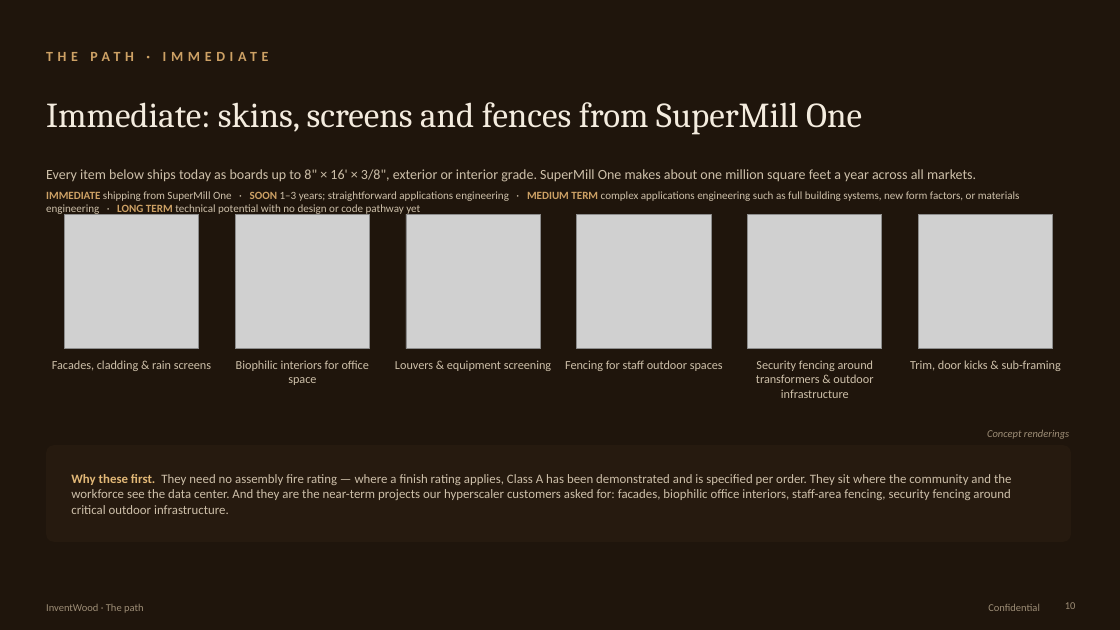
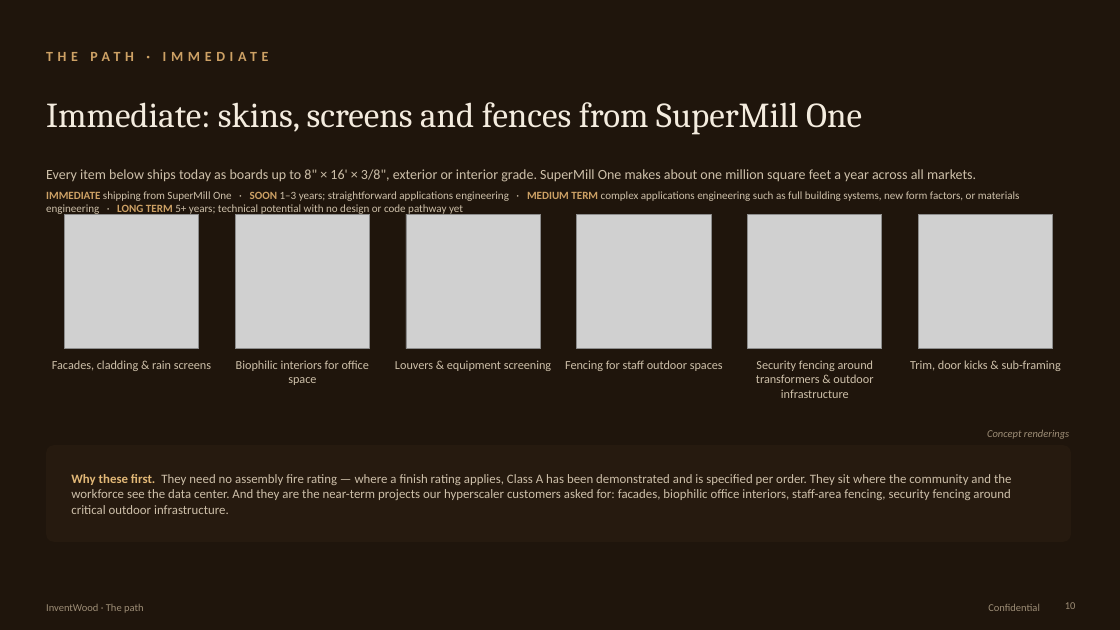
Before and after one commit to alau-hi/decks, a slide deck: slide 10 of superwood-datacenter-investor/SUPERWOOD-for-Data-Centers-Companion.pptx. Drawn at 1120x630 pixels with LibreOffice and Linux fonts; fonts in the diff are those of the drawing; grey boxes stand for pictures. Boxes give left, top, right and bottom in pixels: in the first picture for what was removed or moved away, otherwise in the second. Text is boxed around its words. In the diff, an @@ line names an element or a change of style, - is before the commit and + after.

```diff
--- a/superwood-datacenter-investor/SUPERWOOD-for-Data-Centers-Companion.pptx
+++ b/superwood-datacenter-investor/SUPERWOOD-for-Data-Centers-Companion.pptx
@@ text at (46,191,1020,216): text changed @@
-IMMEDIATE shipping from SuperMill One · SOON 1–3 years; straightforward applications engineering · MEDIUM TERM complex applications engineering such as full building systems, new form factors, or materials engineering · LONG TERM technical potential with no design or code pathway yet
+IMMEDIATE shipping from SuperMill One · SOON 1–3 years; straightforward applications engineering · MEDIUM TERM complex applications engineering such as full building systems, new form factors, or materials engineering · LONG TERM 5+ years; technical potential with no design or code pathway yet
```
Also in this commit, not shown: 3 other slides changed, 10 other files.
